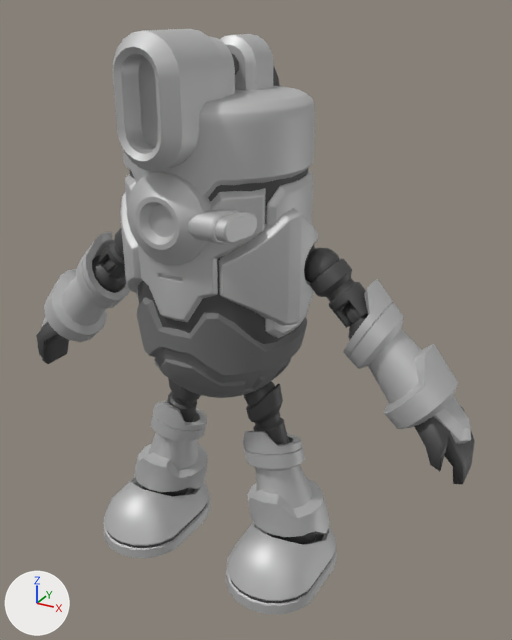
Before and after pictures for a commit that changed the FBX model Content/_Game/Assets/Characters/MainRobot/SKM_MainRobot.fbx.
The view is the same before and after, from a camera (50 mm lens) standing at (117.3, -189.6, 184.3) and looking at (9.2, 6.9, 86.0). The lights are fixed; the arrows at lower left show +X, +Y and +Z. Vertices at the same position are counted once.

Names of what the first picture shows: 'SKM_MainRobot'.
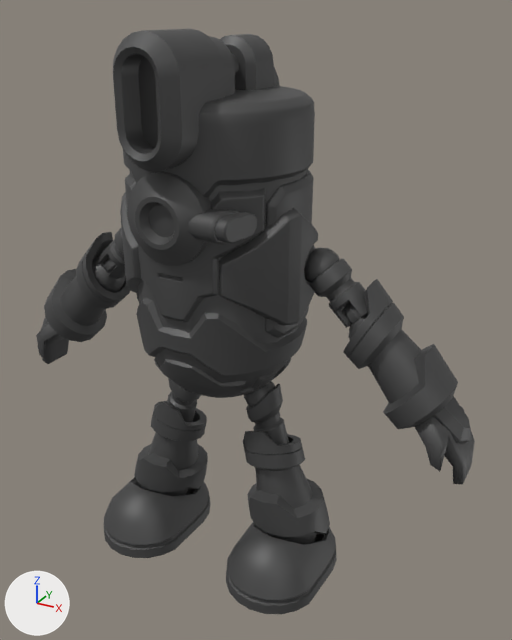
The newer file is also rescaled (x0.01) as a whole; pictures and numbers use the older file's frame.

Patch to the scene script:
```diff
--- a/Content/_Game/Assets/Characters/MainRobot/SKM_MainRobot.fbx.py
+++ b/Content/_Game/Assets/Characters/MainRobot/SKM_MainRobot.fbx.py
@@ me_mesh_009 @@
 me_mesh_009.from_pydata(...)  # 7995 vertices, 8252 faces; spans x -86.0..86.0, y -39.0..45.0, z -4.0..179.0
 # used by ob_skm_mainrobot; location = (0.0, 0.0, 0.0)
+# me_mesh_009 part 1: all 4594 faces that had it switch from mat_phong3 (light grey #c7c7c7) to mat_phong2 (dark grey #555555)
+# me_mesh_009 part 2: all 549 faces that had it switch from mat_phong4 (grey #838383) to mat_phong2 (dark grey #555555)
```

Location of each change, [x1, y1, x2, y2] in pixels of the pictures (512 x 640 px):
part 1 of me_mesh_009, recoloured
    both: [42, 29, 471, 614]
part 2 of me_mesh_009, recoloured
    both: [136, 297, 307, 398]
